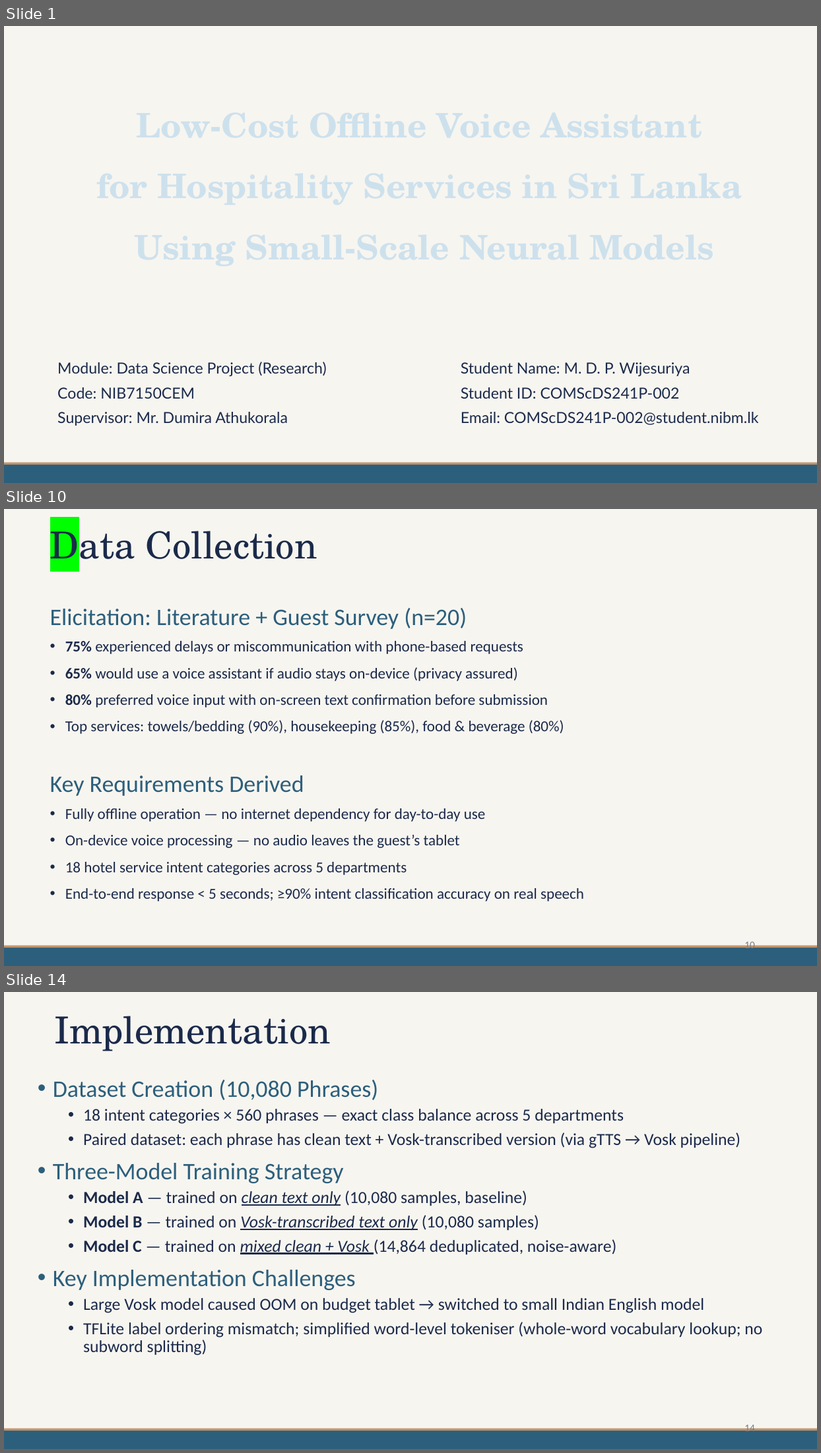
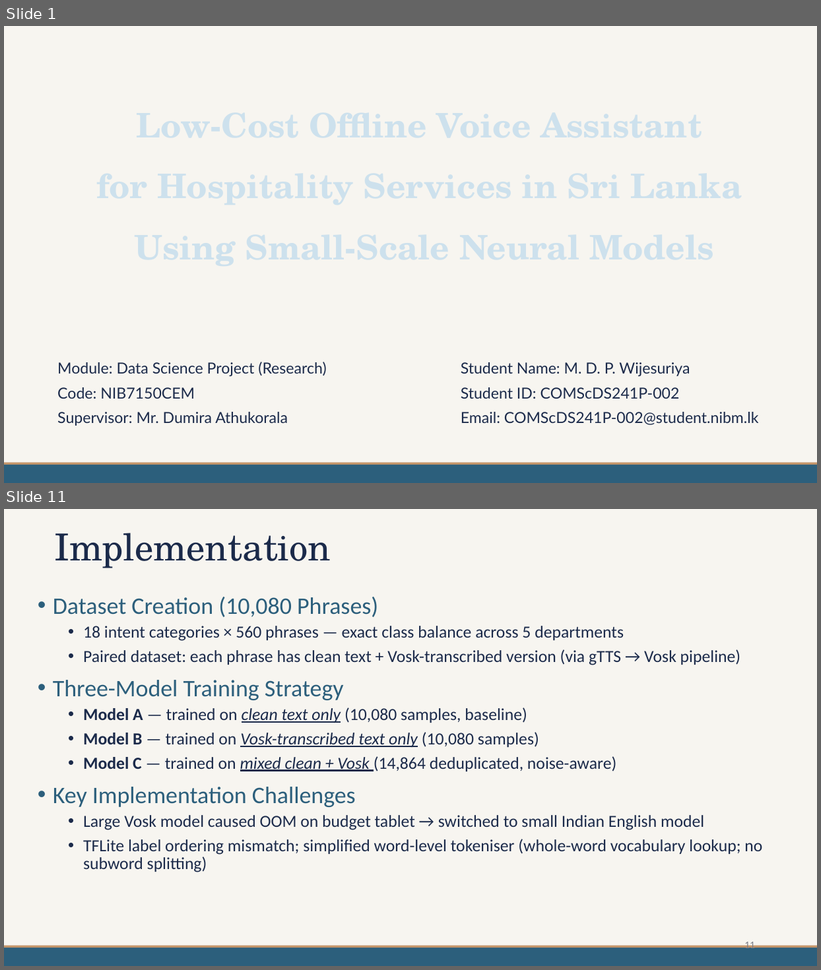
Before and after one commit to mdpw/msc-research, a slide deck: documents/Viva Presentation.pptx. Shown one above the other, each under a label of ours: slides 1, 10 and 14 before the commit, slides 1 and 11 after it; the slides between them are not shown. The pictures are 821x1453 and 821x970 pixels, drawn with LibreOffice and Linux fonts; fonts in the diff are those of the drawing. Boxes give left, top, right and bottom in pixels: in the first picture for what was removed or moved away, otherwise in the second. Text is boxed around its words. In the diff, an @@ line names an element or a change of style, - is before the commit and + after.

```diff
--- a/documents/Viva Presentation.pptx
+++ b/documents/Viva Presentation.pptx
@@ slide 10 removed at [4,509,817,966], background #F7F5F0; not listed: 2 template elements that a slide beside it also shows @@
@@ title removed at [50,522,317,570] @@
-Data Collection
@@ text removed at [50,608,584,902] @@
-Elicitation: Literature + Guest Survey (n=20)
-• 75% experienced delays or miscommunication with phone-based requests
-• 65% would use a voice assistant if audio stays on-device (privacy assured)
-• 80% preferred voice input with on-screen text confirmation before submission
-• Top services: towels/bedding (90%), housekeeping (85%), food & beverage (80%)
-Key Requirements Derived
-• Fully offline operation — no internet dependency for day-to-day use
-• On-device voice processing — no audio leaves the guest’s tablet
-• 18 hotel service intent categories across 5 departments
-• End-to-end response < 5 seconds; ≥90% intent classification accuracy on real speech
@@ page number removed at [745,940,755,952] @@
-10
@@ what was slide 14 is now slide 11 @@
@@ page number at [745,940,755,952]: text changed @@
-14
+11
```
Also in this commit, not shown: 6 slides changed, 4 slides added, 6 other slides removed.
